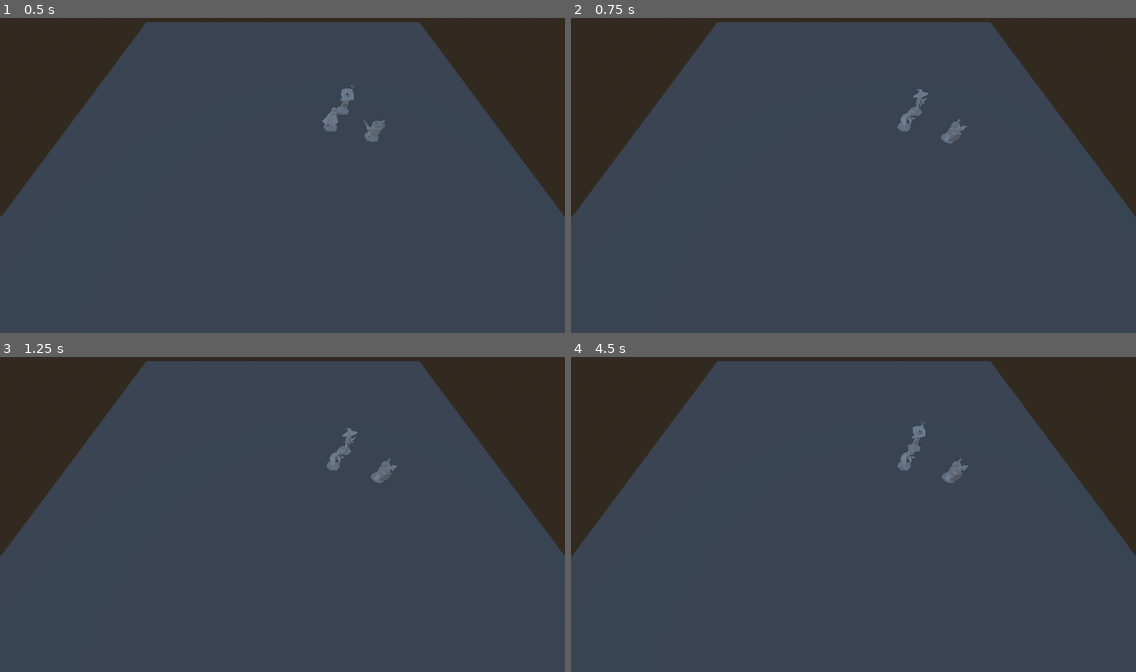
Above: before the commit, frames 1-4 (two rows, left to right).
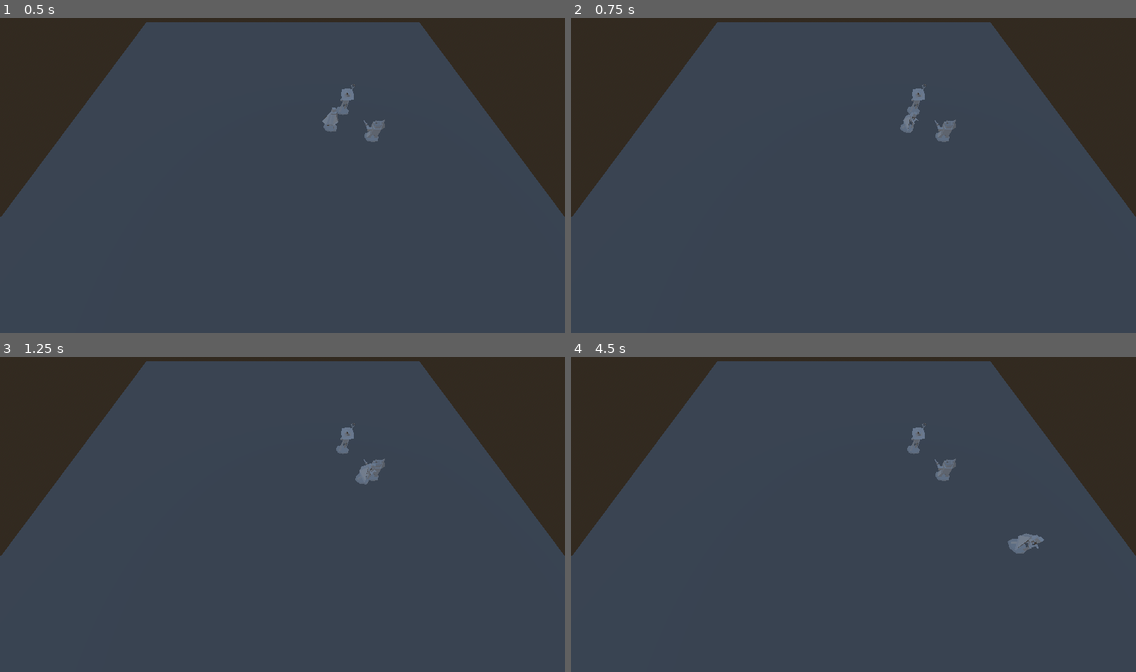
Above: after the commit, the same moments.

Repository: Jollista/Brackeys-Jam-2024.1
Game: Godot game, scene res://Combat/Test/combat_test.tscn
Same seed, same stepped clock (60 frames per second), same inputs: the game is played once before the commit and once after it. The project has no main scene, so this scene is started directly.
Inputs (mouse positions are in pixels of both pictures, inside the frame that each line leads up to):
- Up to frame 1 (0.5 s): no input
- Up to frame 2 (0.75 s): tap Enter at 0.5 s; move the mouse to (977, 159) at 0.52 s; click (977, 159) at 0.6 s
- Up to frame 3 (1.25 s): no input
- Up to frame 4 (4.5 s): move the mouse to (740, 530) at 1.27 s; click (740, 530) at 1.35 s; move the mouse to (910, 445) at 2.02 s; click (910, 445) at 2.1 s; tap Space at 2.75 s; move the mouse to (825, 577) at 2.77 s; click (825, 577) at 2.85 s; tap Enter at 3.5 s; move the mouse to (1023, 561) at 3.52 s; click (1023, 561) at 3.6 s; move the mouse to (684, 467) at 4.27 s; click (684, 467) at 4.35 s

Frame 1 is identical in both runs. In frame 2, 0.4% of the frame differs, in the area x 57-71%, y 21-41%; in frame 3, 0.5%; in frame 4, 0.7%, in the area x 57-84%, y 20-63%.

Commit message:
Movement capped, need to make it go for nearest point if not enough movement

Diff:
--- a/Characters/NewPlayerCharacter.gd
+++ b/Characters/NewPlayerCharacter.gd
@@ -6,7 +6,6 @@
 # navigation stuff
 @onready var nav_agent:NavigationAgent3D = $"NavigationAgent3D"
 var move_speed = 5
-var start_pos:Vector3
 
 # Called every frame. 'delta' is the elapsed time since the previous frame.
 func _process(delta):
@@ -20,14 +19,9 @@
 	var target_pos = nav_agent.get_next_path_position()
 	var direction = global_position.direction_to(target_pos)
 
-	if remaining_movement <= start_pos.distance_to(nav_agent.target_position):
-		# move as far as possible
-		pass
-	else:
-		remaining_movement -= start_pos.distance_to(nav_agent.target_position)
-		face_direction(target_pos)
-		velocity = direction * speed
-		move_and_slide()
+	face_direction(target_pos)
+	velocity = direction * speed
+	move_and_slide()
 
 func face_direction(direction):
 	look_at(Vector3(direction.x, global_position.y, direction.z), Vector3.UP)
@@ -47,5 +41,8 @@
 		print(result)
 
 		if result.has("position"):
-			nav_agent.target_position = result.position
-			start_pos = position
+			var distance = position.distance_to(result.position)
+			if distance <= remaining_movement:
+				print("distance is ", distance)
+				nav_agent.target_position = result.position
+				remaining_movement = distance
--- a/Combat/Test/combat_test.tscn
+++ b/Combat/Test/combat_test.tscn
@@ -53,11 +53,12 @@
 [node name="Duri" parent="Party" instance=ExtResource("3_a235r")]
 transform = Transform3D(1, 0, 0, 0, 1, 0, 0, 0, 1, 4.04431, 0.142093, 1.07527)
 my_turn = true
+max_movement = 12.0
 
 [node name="Magnus" parent="Party" instance=ExtResource("3_73ubq")]
 transform = Transform3D(1, 0, 0, 0, 1, 0, 0, 0, 1, 7.33291, 0.142093, 2.14584)
-my_turn = true
+max_movement = 10.0
 
 [node name="Morgan" parent="Party" instance=ExtResource("3_gdwep")]
 transform = Transform3D(1, 0, 0, 0, 1, 0, 0, 0, 1, 5.38721, 0.142093, -0.847035)
-my_turn = true
+max_movement = 8.0
